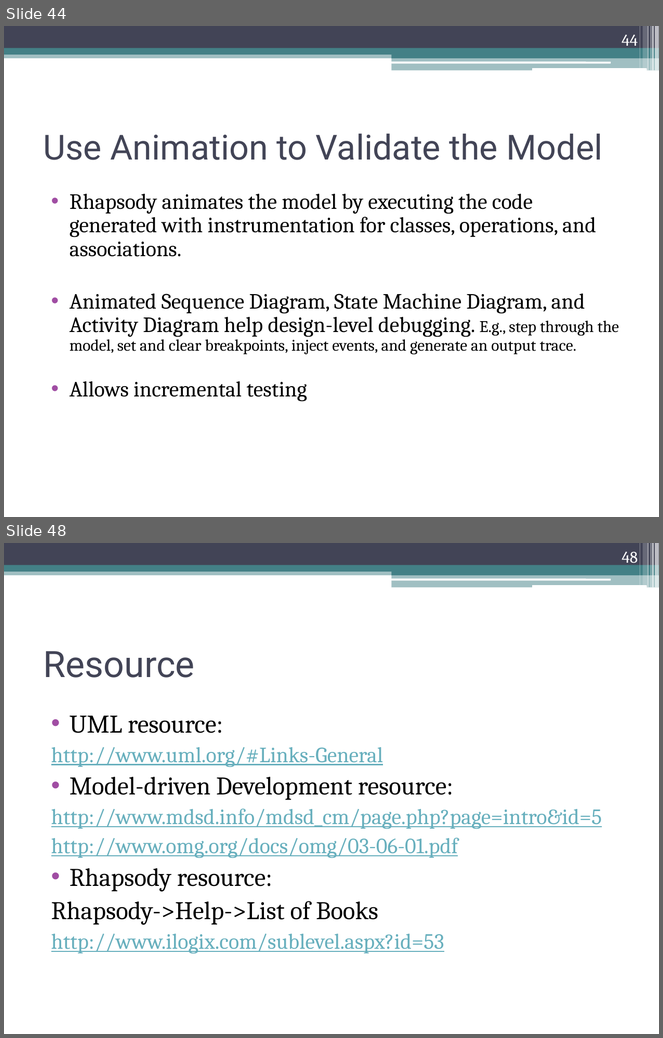
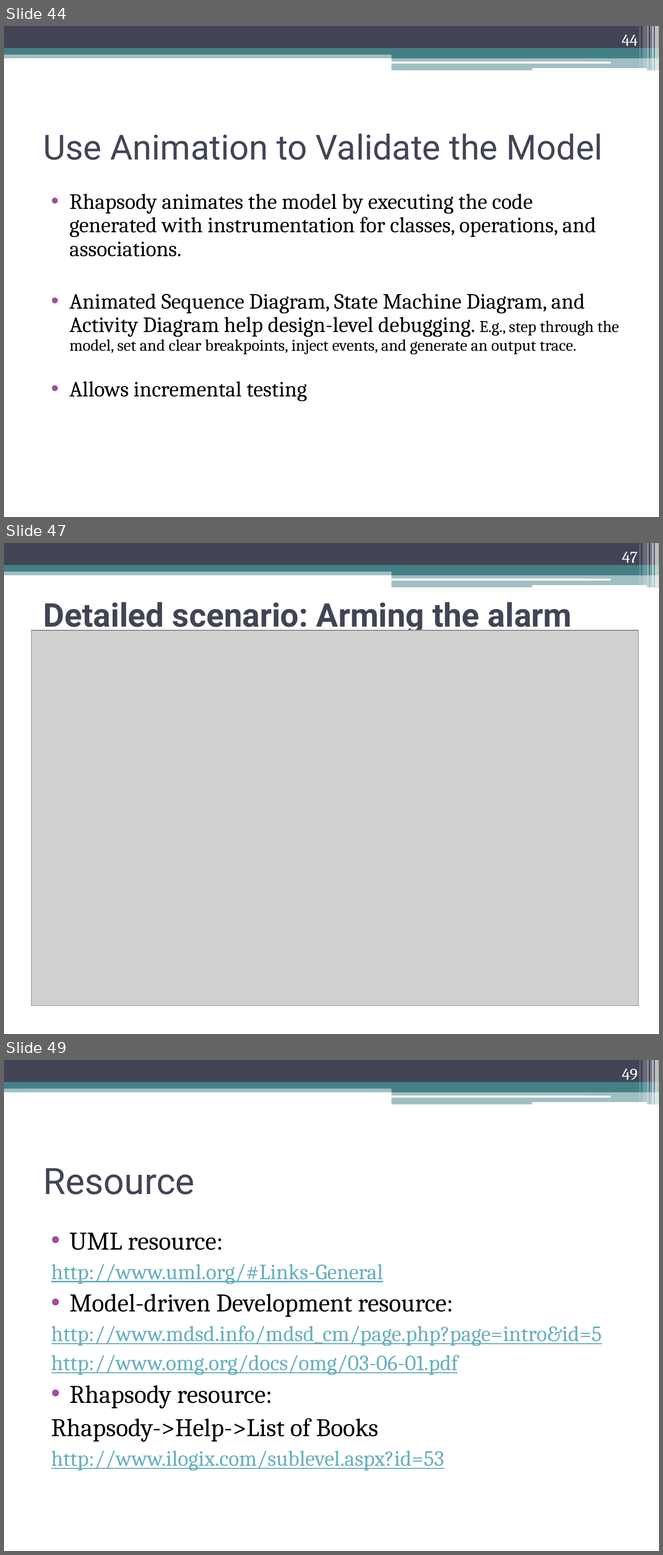
Before and after one commit to adenner/srs509, a slide deck: Final Presentation/Team 2 409-509 Final Presentation.pptx. Shown one above the other, each under a label of ours: slides 44 and 48 before the commit, slides 44, 47 and 49 after it; the slides between them are not shown. The pictures are 663x1038 and 663x1555 pixels, drawn with LibreOffice and Linux fonts; fonts in the diff are those of the drawing; grey boxes stand for pictures. Boxes give left, top, right and bottom in pixels: in the first picture for what was removed or moved away, otherwise in the second. Text is boxed around its words. In the diff, an @@ line names an element or a change of style, - is before the commit and + after.

```diff
--- a/Final Presentation/Team 2 409-509 Final Presentation.pptx
+++ b/Final Presentation/Team 2 409-509 Final Presentation.pptx
@@ slide 47 added at (4, 543, 659, 1034), background #FFFFFF; not listed: 13 template elements that a slide beside it also shows @@
@@ page number added at (622, 551, 638, 566), 18 pt, text #FFFFFF @@
+47
@@ title added at (43, 602, 572, 635), 36 pt, text #424456, bold @@
+Detailed scenario: Arming the alarm
@@ picture added at (32, 630, 639, 1006) @@
@@ what was slide 48 is now slide 49 @@
@@ page number at (622, 1068, 638, 1083): text changed @@
-48
+49
```
Also in this commit, not shown: 2 slides changed, 3 other slides added, 3 slides removed.
